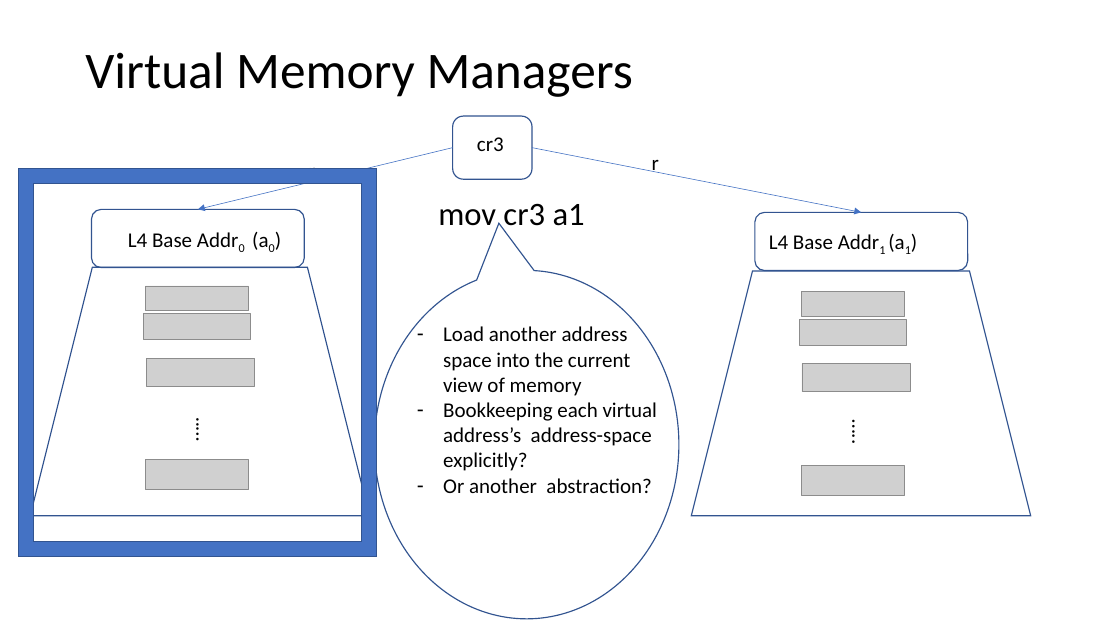
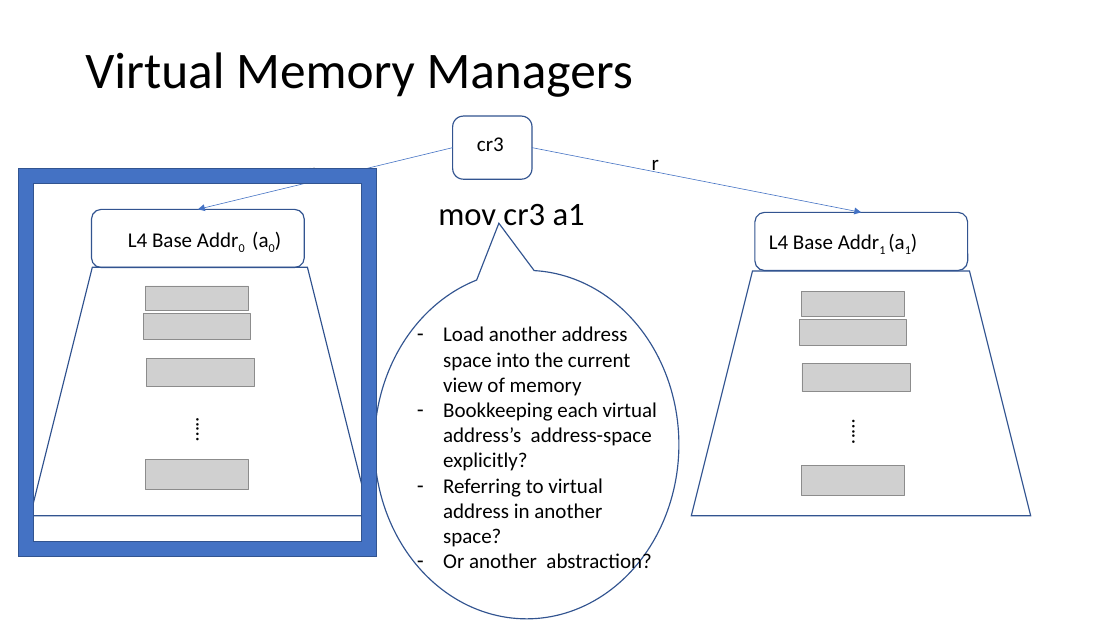
Before and after one commit to Contingent-Systems/vkern_paper, a slide deck: slide 9 of loca_virt_draft.pptx. Drawn at 1120x630 pixels with LibreOffice and Linux fonts; fonts in the diff are those of the drawing; grey boxes stand for pictures. Boxes give left, top, right and bottom in pixels: in the first picture for what was removed or moved away, otherwise in the second. Text is boxed around its words. In the diff, an @@ line names an element or a change of style, - is before the commit and + after.

```diff
--- a/loca_virt_draft.pptx
+++ b/loca_virt_draft.pptx
@@ text at (x1=443, y1=478, x2=602, y2=547): paragraph added @@
+– Referring to virtual address in another space?
```
Also in this commit, not shown: 1 other slide changed.
